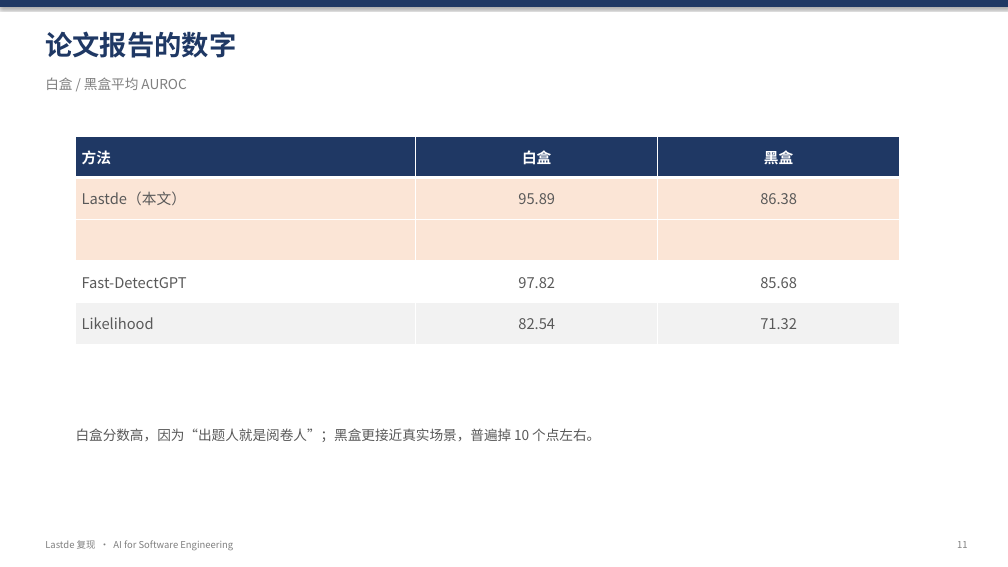
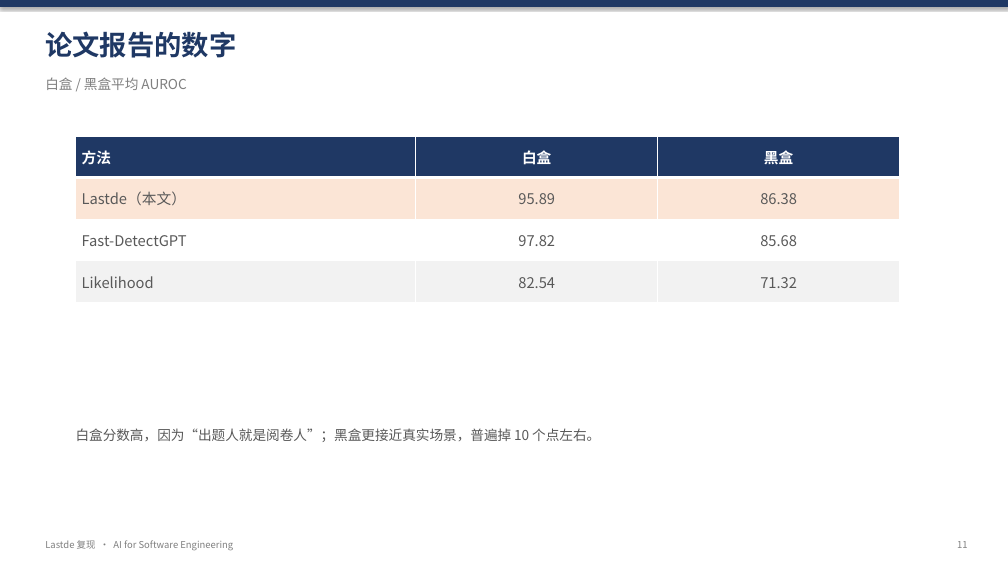
Before and after one commit to okkkk2-c/lastde-repro, a slide deck: slide 13 of Lastde复现汇报-算法部分.pptx. Drawn at 1008x567 pixels with LibreOffice and Linux fonts; fonts in the diff are those of the drawing. Boxes give left, top, right and bottom in pixels: in the first picture for what was removed or moved away, otherwise in the second. Text is boxed around its words. In the diff, an @@ line names an element or a change of style, - is before the commit and + after.

```diff
--- a/Lastde复现汇报-算法部分.pptx
+++ b/Lastde复现汇报-算法部分.pptx
@@ table at [76, 136, 900, 302] @@
-row 3:  |  | 
```
Also in this commit, not shown: 4 other slides changed, 1 slide added.
